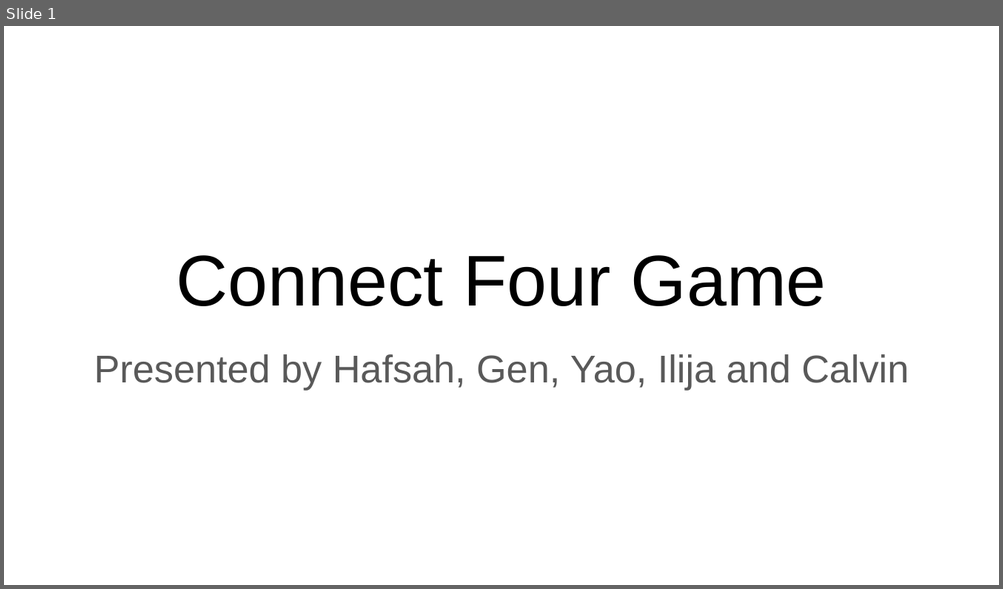
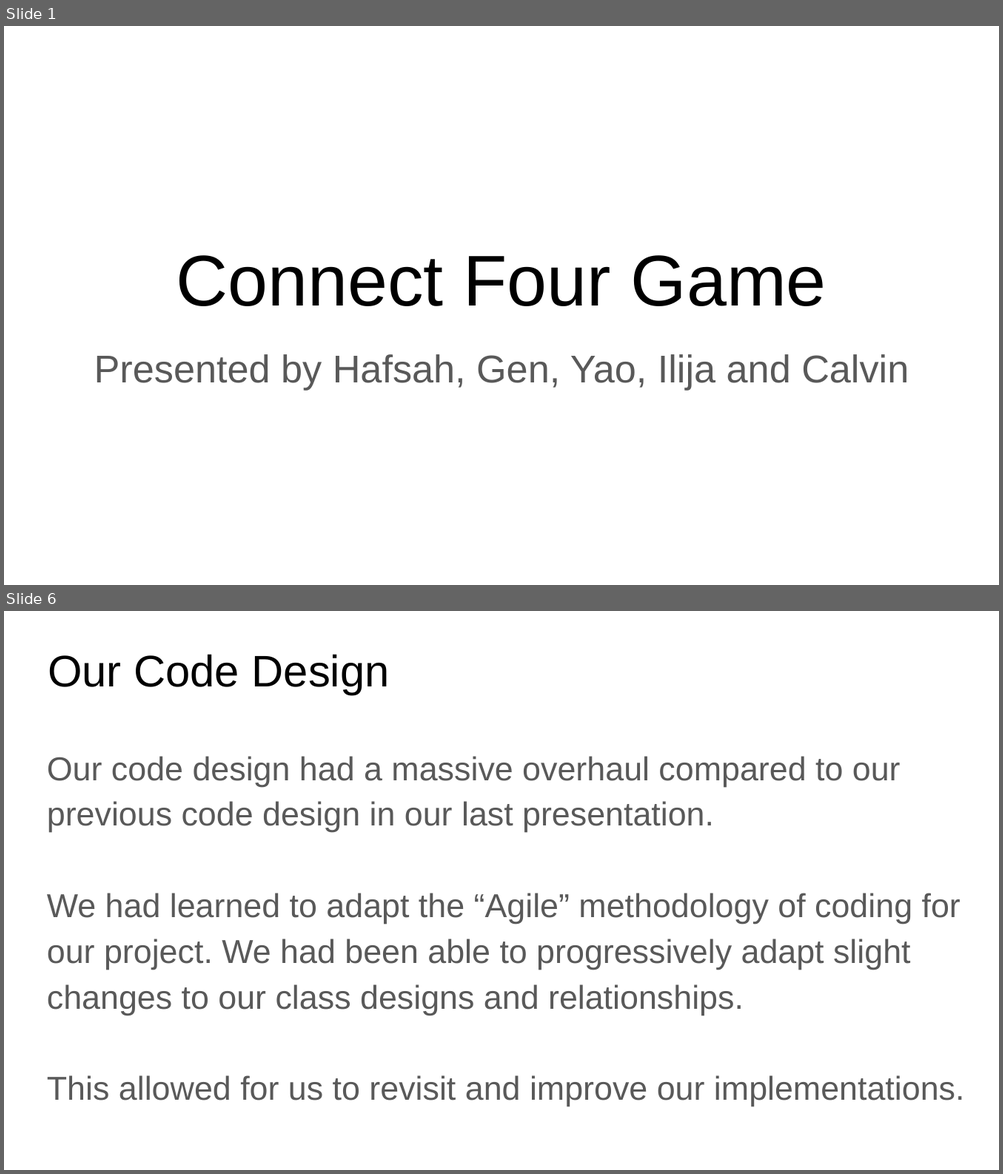
Before and after one commit to yangyaoi/Connect-Four-Project, a slide deck: Documents/Final Presentation/Ilija's Parts.pptx. Shown one above the other, each under a label of ours: slide 1 before the commit, slides 1 and 6 after it; the slides between them are not shown. The pictures are 1003x589 and 1003x1174 pixels, drawn with LibreOffice and Linux fonts; fonts in the diff are those of the drawing. Boxes give left, top, right and bottom in pixels: in the first picture for what was removed or moved away, otherwise in the second. Text is boxed around its words. In the diff, an @@ line names an element or a change of style, - is before the commit and + after.

```diff
--- a/Documents/Final Presentation/Ilija's Parts.pptx
+++ b/Documents/Final Presentation/Ilija's Parts.pptx
@@ slide 6 added at (x1=4, y1=611, x2=999, y2=1170), background #FFFFFF @@
@@ title added at (x1=48, y1=654, x2=390, y2=695), 32 pt, text #000000 @@
+Our Code Design
@@ text added at (x1=47, y1=756, x2=965, y2=1107), 24 pt, text #595959 @@
+Our code design had a massive overhaul compared to our previous code design in our last presentation.
+We had learned to adapt the “Agile” methodology of coding for our project. We had been able to progressively adapt slight changes to our class designs and relationships.
+This allowed for us to revisit and improve our implementations.
```
Also in this commit, not shown: 4 slides changed, 2 other slides added, 9 other files.
